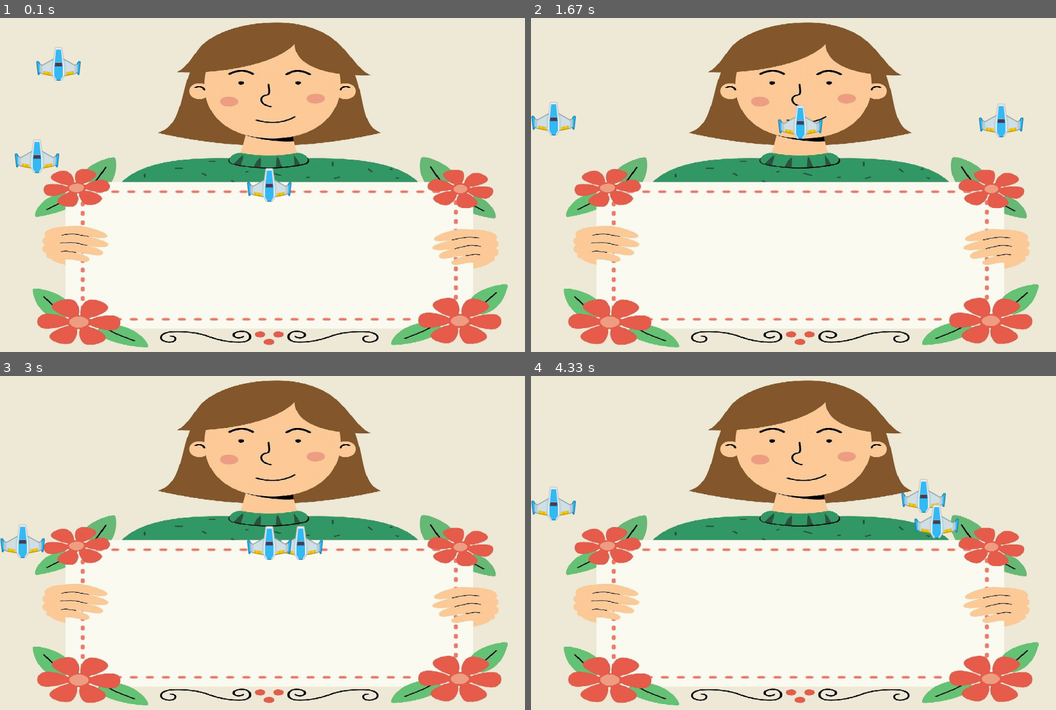
Above: before the commit, frames 1-4 (two rows, left to right).
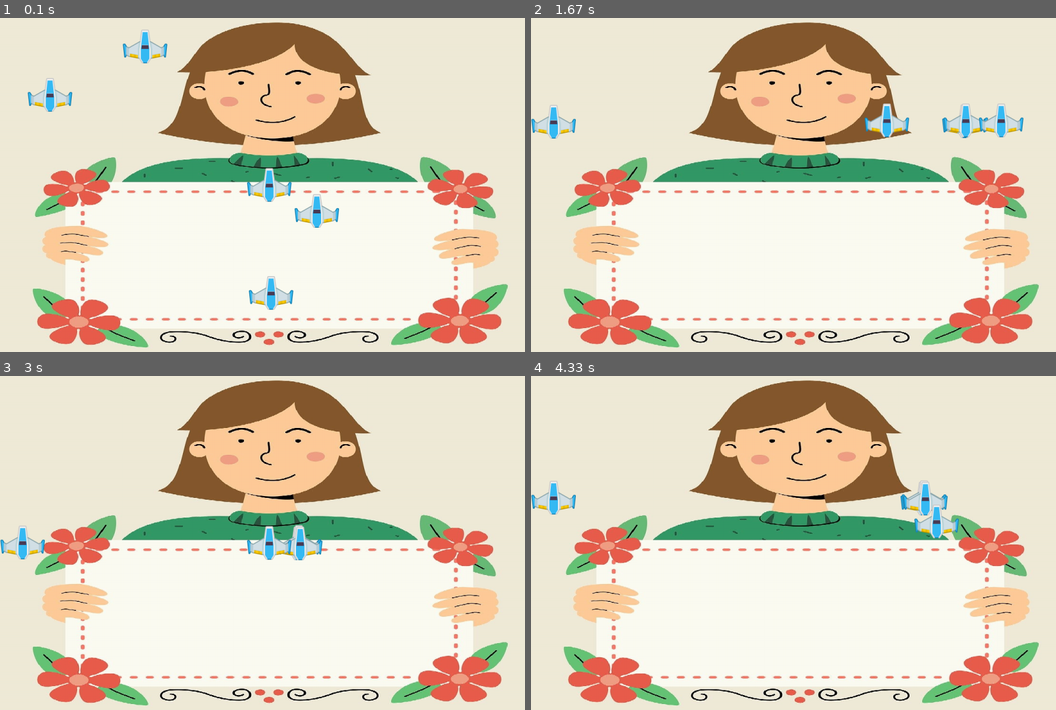
Above: after the commit, the same moments.

Repository: Vronst/Pygame_Binding_of_Isaac
Game: pygame game, started from main.py
Same seed, same stepped clock (60 frames per second), same inputs: the game is played once before the commit and once after it.
Inputs:
- Up to frame 1 (0.1 s): no input
- Up to frame 2 (1.67 s): hold Right 0.33-0.8 s; hold Up 0.83-1.13 s; hold Right 1.17-1.63 s
- Up to frame 3 (3 s): hold Left 1.67-2.2 s; hold Down 2.23-2.53 s; hold Left 2.57-2.97 s
- Up to frame 4 (4.33 s): hold Up 3-3.37 s; hold Right 3.4-4.03 s; hold Down from 4.07 s (still down)

The runs differ from the first frame. In frame 1, 2.5% of the frame differs, in the area x 2-65%, y 3-88%; in frame 2, 1.6%; in frame 3, 0.4%; in frame 4, 0.8%.

Commit message:
before figuring out collision

Diff:
--- a/character.py
+++ b/character.py
@@ -11,7 +11,7 @@
         self.rect.center = (cx, cy)
         self.borders = borders
 
-    def _move(self):
+    def _move(self, group=None):
         pass
 
     def get_event(self, **kwargs):
@@ -20,9 +20,9 @@
     def draw(self, display):
         display.blit(self.image, self.rect)
 
-    def update(self, key_pressed):
+    def update(self, key_pressed=None, group=None):
         self.get_event(key_pressed=key_pressed)
-        self._move()
+        self._move(group)
 
         # blocking out of border movement
         # bottom
--- a/enemies.py
+++ b/enemies.py
@@ -4,18 +4,18 @@
 
 
 class Enemy(Character):
-    def __init__(self, cx, cy, image, borders, player):
+    def __init__(self, cx, cy, image, borders, player, move_x=5, move_y=5):
         super().__init__(cx, cy, image, borders)
         self.player = player.rect
-        self.move_x = 5
-        self.move_y = 5
+        self.move_x = move_x
+        self.move_y = move_y
         self._moves = ((self.move_x, 0), (-self.move_x, 0), (0, self.move_y), (0, -self.move_y))
         self.melee = True
 
-    def set_moves(self):
-        self._moves = ((self.move_x, 0), (-self.move_x, 0), (0, self.move_y), (0, -self.move_y))
+    def set_moves(self, x, y):
+        self._moves = ((x, 0), (-x, 0), (0, y), (0, -y))
 
-    def _move(self):
+    def _move(self, group=None):
         # making it move dependent of player object
         distance_x = self.rect.x - self.player.x
         distance_y = self.rect.y - self.player.y
@@ -33,28 +33,32 @@
 
 class MeleeEnemy(Enemy):
 
-    def __init__(self, cx, cy, image, borders, player):
-        super().__init__(cx, cy, image, borders, player)
+    def __init__(self, cx, cy, image, borders, player, move_x=5, move_y=5):
+        super().__init__(cx, cy, image, borders, player, move_x, move_y)
+
+    def tired(self):
+        pass
 
 
 class RangeEnemy(Enemy):
-    def __init__(self, cx, cy, image, borders, player):
-        super().__init__(cx, cy, image, borders, player)
-        self.move_x = -3
-        self.move_y = 6
-        self.set_moves()
+    def __init__(self, cx, cy, image, borders, player, move_x=-3, move_y=5):
+        super().__init__(cx, cy, image, borders, player, move_x, move_y)
         self.melee = False
+
+    def attack(self):
+        pass
 
 
 class DetectCollision:
 
-    def __init__(self, player: Character, borders: tuple):
-        self.enemies = {0: MeleeEnemy, 1: 'rangeEnemy'}
+    def __init__(self, player: Character, borders: tuple, images: dict, surface: pygame.Surface, background):
+        self.background = background
+        self.surface = surface
+        self.enemies = {0: (MeleeEnemy, images['PLAYER']), 1: (RangeEnemy, images['PLAYER'])}  # to be more complicated
         self.player = player
         self.set_of_enemies = pygame.sprite.Group()
         self.set_of_obstacle = pygame.sprite.Group()
         self.borders = borders
-        self.images = {0: 'imageMelee', 1: 'image'}
         # for safety run new_level last in init
         self.new_level()
 
@@ -62,22 +66,23 @@
         for _ in range(randint(0, 4)):
             # shot purpose is to choose melee or range enemy and their image
             shot = randint(0, len(self.enemies) - 1)
-            new = (self.enemies[shot]
+            new = (self.enemies[shot][0]
                    (randint(0, self.borders[0]),
                     randint(0, self.borders[1]),
-                    self.images[shot],
+                    self.enemies[shot][1],
                     self.borders,
                     self.player))
             if (not pygame.sprite.spritecollideany(new, self.set_of_enemies)
-                    and not pygame.sprite.spritecollideany(new, self.set_of_obstacle)
-                    and not pygame.sprite.spritecollideany(new, self.player)):  # ignore yellow warning
+                    and not pygame.sprite.spritecollideany(new, self.set_of_obstacle)):
                 self.set_of_enemies.add(new)  # ignore yellow warning
+        self.draw(self.surface)
 
     def update(self):
-        pass
+        self.set_of_enemies.update()
+        self.set_of_obstacle.update()
 
     def draw(self, screen):
-        pass
+        self.set_of_enemies.draw(screen)
 
     def pause(self):
         pass
--- a/main.py
+++ b/main.py
@@ -1,7 +1,7 @@
 import os
 import pygame
 from player import Player
-from enemies import MeleeEnemy, RangeEnemy
+from enemies import MeleeEnemy, RangeEnemy, DetectCollision
 
 # pygame setup
 DISPLAY = (1200, 800)
@@ -29,14 +29,16 @@
     IMAGES[image_name] = pygame.image.load(os.path.join(path, file_name)).convert_alpha(BACKGROUND)
 
 player = Player(DISPLAY[0] / 2, DISPLAY[1] / 2, IMAGES['PLAYER'], DISPLAY)
-enemy = MeleeEnemy(100, 100, IMAGES['PLAYER'], DISPLAY, player)
-enemy1 = RangeEnemy(100, 300, IMAGES['PLAYER'], DISPLAY, player)
-
+# enemy = MeleeEnemy(100, 100, IMAGES['PLAYER'], DISPLAY, player)
+# enemy1 = RangeEnemy(100, 300, IMAGES['PLAYER'], DISPLAY, player, -3, 5)
+level = DetectCollision(player, DISPLAY, IMAGES, screen, BACKGROUND)
+level.new_level()
 
 # main loop
 while running:
 
     screen.blit(pygame.transform.scale(BACKGROUND, DISPLAY), (0, 0))
+
     # poll for events
     # pygame.QUIT event means the user clicked X to close your window
     for event in pygame.event.get():
@@ -46,13 +48,17 @@
         if event.type == pygame.QUIT:
             running = False
 
-    enemy.update(None)
-    enemy.draw(screen)
-    enemy1.update(None)
-    enemy1.draw(screen)
+    # enemy.update(None)
+    # enemy.draw(screen)
+    # enemy1.update(None)
+    # enemy1.draw(screen)
+
+    level.update()  # enemies moves
+    level.draw(screen)
     player.update(pygame.key.get_pressed())
     player.draw(screen)
     pygame.display.update()
+
     # lets make it 60fps
     clock.tick(60)
 pygame.quit()
Not shown, changed: README.md
